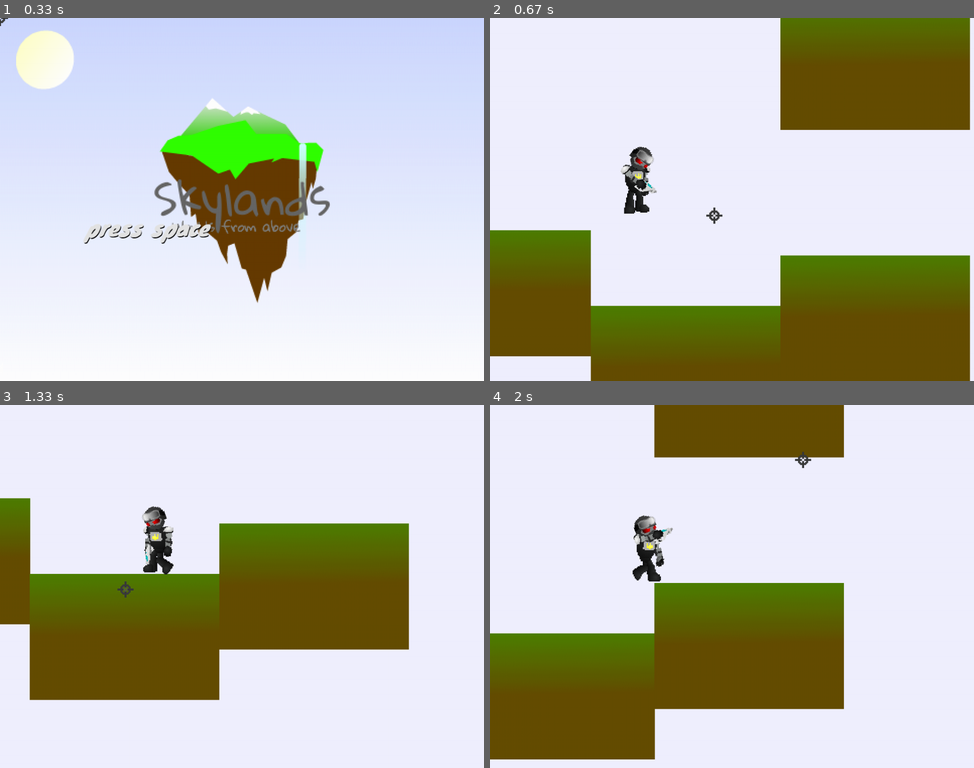
Above: before the commit, frames 1-4 (two rows, left to right).
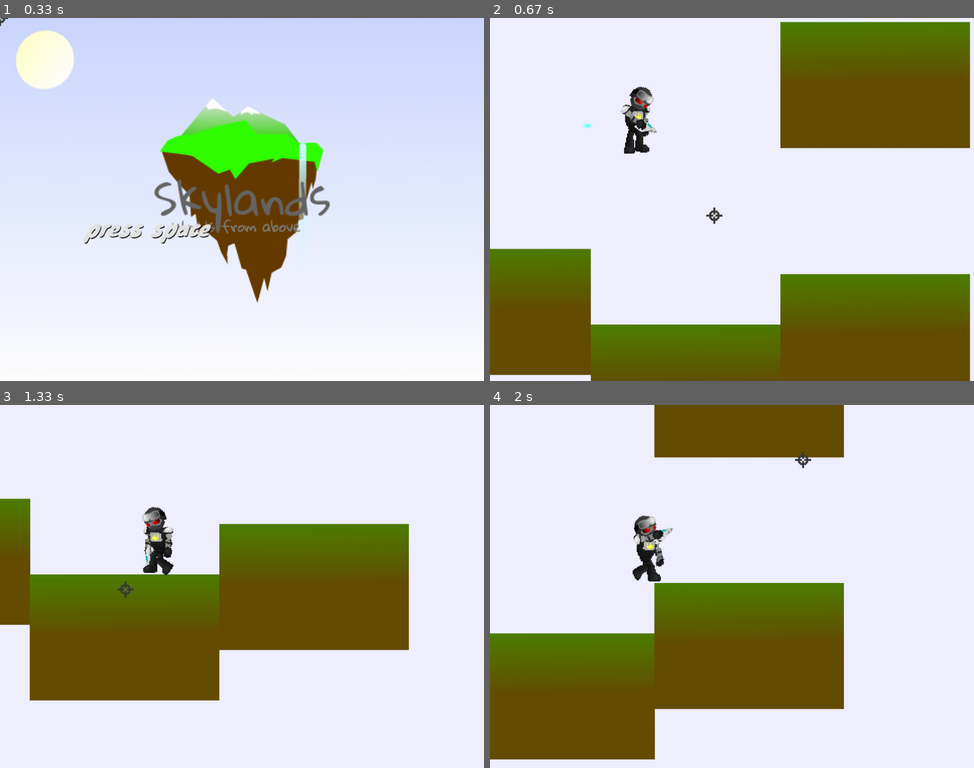
Above: after the commit, the same moments.

Repository: kjniemela/Skylands-WFA-py
Game: pygame game, started from main.py
Same seed, same stepped clock (60 frames per second), same inputs: the game is played once before the commit and once after it.
Inputs (mouse positions are in pixels of both pictures, inside the frame that each line leads up to):
- Up to frame 1 (0.33 s): no input
- Up to frame 2 (0.67 s): hold Space from 0.33 s (still down); move the mouse to (712, 214) at 0.37 s
- Up to frame 3 (1.33 s): release Space at 0.8 s; hold D 0.83-1.3 s; move the mouse to (125, 590) at 0.87 s
- Up to frame 4 (2 s): hold W 1.33-1.63 s; move the mouse to (581, 532) at 1.37 s; hold D from 1.67 s (still down); move the mouse to (804, 459) at 1.7 s

Frame 1 is identical in both runs. In frame 2, 10% of the frame differs, in the area x 0-100%, y 0-99%; in frame 3, 0.6%; in frame 4, nothing differs.

Commit message:
Update main.py

Diff:
--- a/main.py
+++ b/main.py
@@ -76,13 +76,15 @@
 
 ###SOUND###
 vol = 0.1
-
-pygame.mixer.init()
-menuMusic = pygame.mixer.Sound("assets/The Light - The Album Leaf.wav")
-gameMusic = pygame.mixer.Sound("assets/music.ogg")
-gameMusic.set_volume(0.4*vol)
-menuMusic.set_volume(1*vol)
-curChannel = menuMusic.play(-1)
+playMusic = False
+
+if playMusic:
+    pygame.mixer.init()
+    menuMusic = pygame.mixer.Sound("assets/The Light - The Album Leaf.wav")
+    gameMusic = pygame.mixer.Sound("assets/music.ogg")
+    gameMusic.set_volume(0.4*vol)
+    menuMusic.set_volume(1*vol)
+    curChannel = menuMusic.play(-1)
 
 clock = pygame.time.Clock()
 
@@ -310,17 +312,27 @@
         break
 
     drawGameWindow()
-menuMusic.fadeout(1000)
+if playMusic:
+    menuMusic.fadeout(1000)
 if run:
     alpha = 255
-    while alpha > 0 and curChannel.get_busy():
-        clock.tick(60)
-        if alpha > 0:
-            alpha -= 20#4
-        menu.set_alpha(alpha)
-        drawGameWindow()
+    if playMusic:
+        while alpha > 0 and curChannel.get_busy():
+            clock.tick(60)
+            if alpha > 0:
+                alpha -= 20#4
+            menu.set_alpha(alpha)
+            drawGameWindow()
+    else:
+        while alpha > 0:
+            clock.tick(60)
+            if alpha > 0:
+                alpha -= 20#4
+            menu.set_alpha(alpha)
+            drawGameWindow()
     gameState = "inGame"
-    gameMusic.play(-1)
+    if playMusic:
+        gameMusic.play(-1)
 while run:
     clock.tick(60)
     for event in pygame.event.get():
